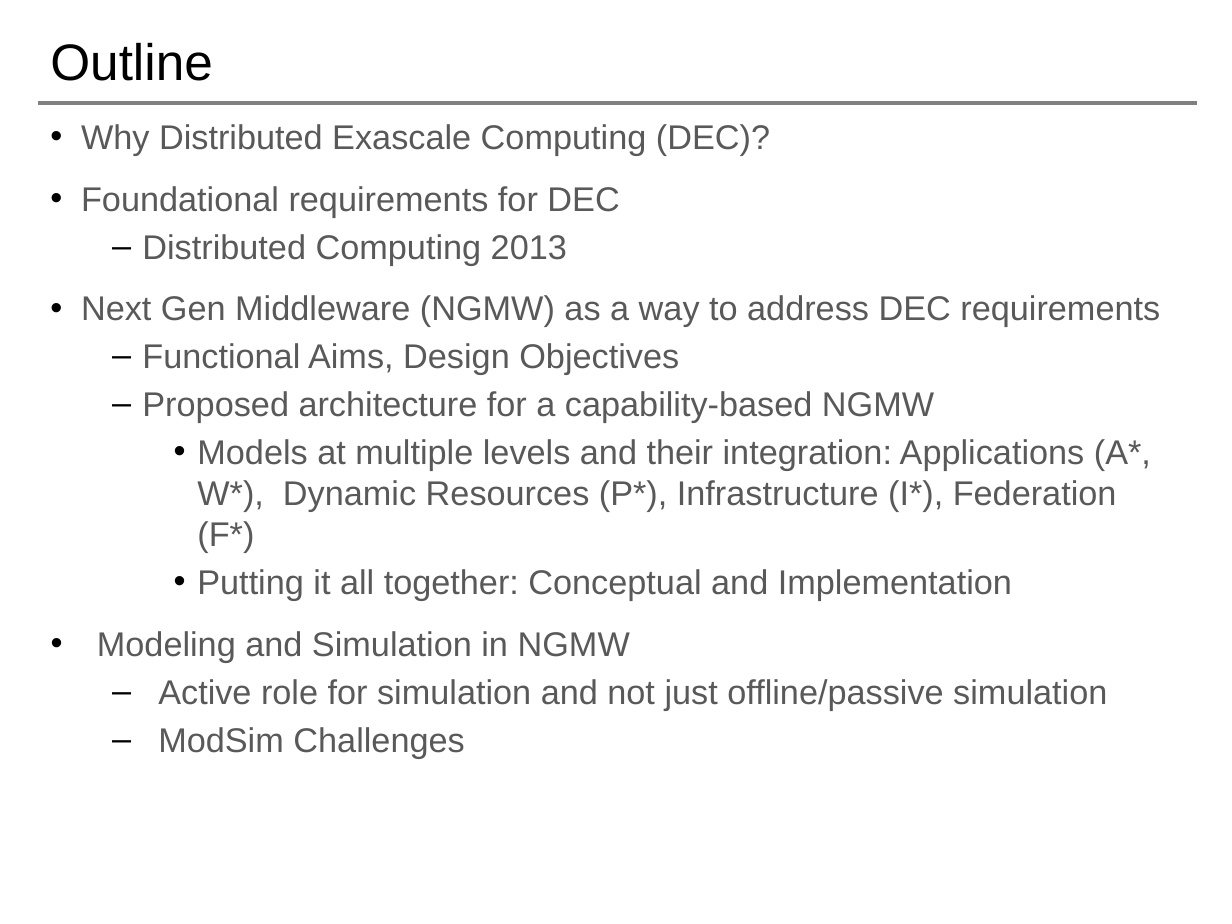
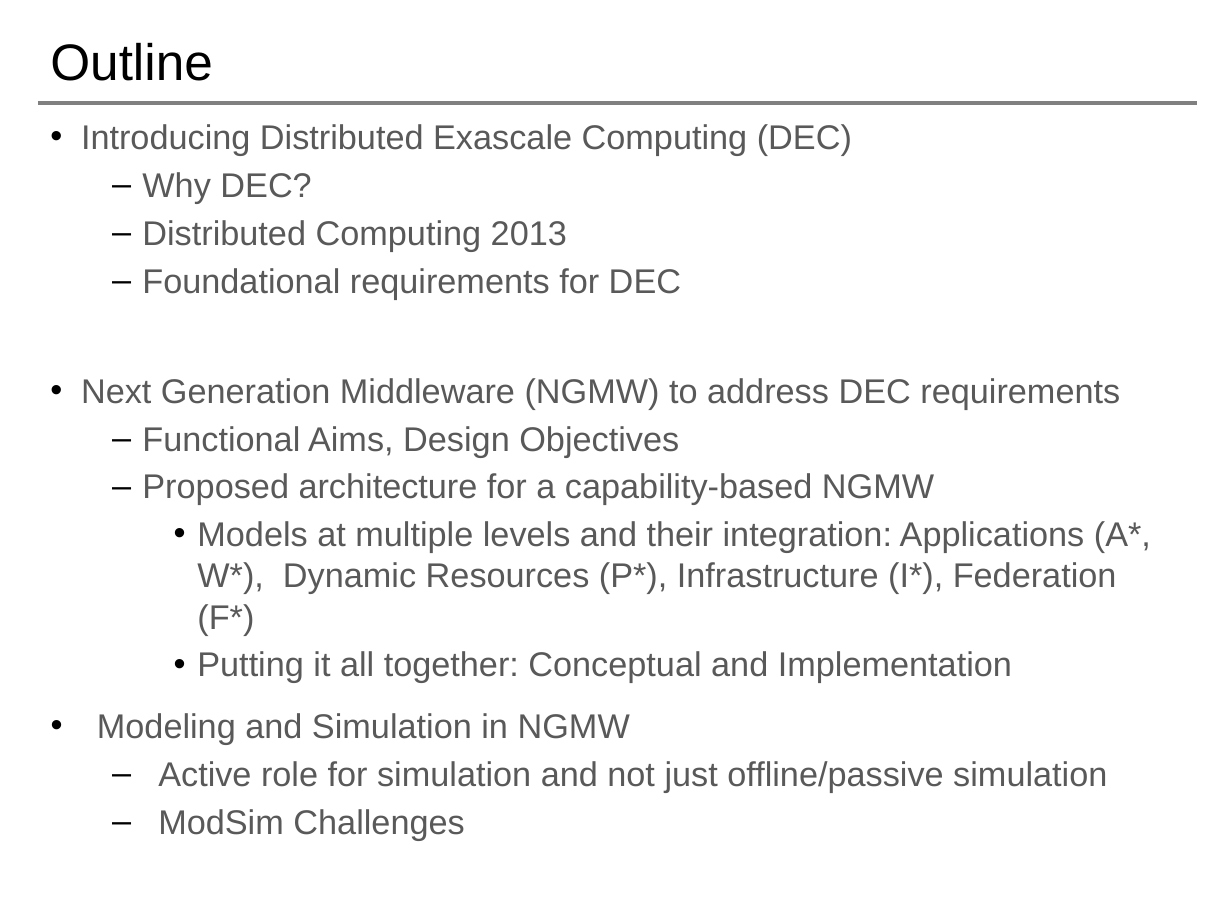
Before and after one commit to saga-project/NGMW, a slide deck: slide 2 of presentations/radical-modsim.pptx. Drawn at 1232x924 pixels with LibreOffice and Linux fonts; fonts in the diff are those of the drawing; background and template pictures are left out. Boxes give left, top, right and bottom in pixels: in the first picture for what was removed or moved away, otherwise in the second. Text is boxed around its words. In the diff, an @@ line names an element or a change of style, - is before the commit and + after.

```diff
--- a/presentations/radical-modsim.pptx
+++ b/presentations/radical-modsim.pptx
@@ text at (81,124,852,252): text changed @@
-• Why Distributed Exascale Computing (DEC)?
+• Introducing Distributed Exascale Computing (DEC)
+  – Why DEC?
+  – Distributed Computing 2013
@@ text at (142,268,681,300): bullet • to –; list level 1 to 2 in "Foundational requirements for DEC" @@
@@ text at (81,378,1120,409): text changed @@
-  – Distributed Computing 2013
-• Next Gen Middleware (NGMW) as a way to address DEC requirements
+• Next Generation Middleware (NGMW) to address DEC requirements
```
Also in this commit, not shown: 9 other slides changed, 1 slide removed.
